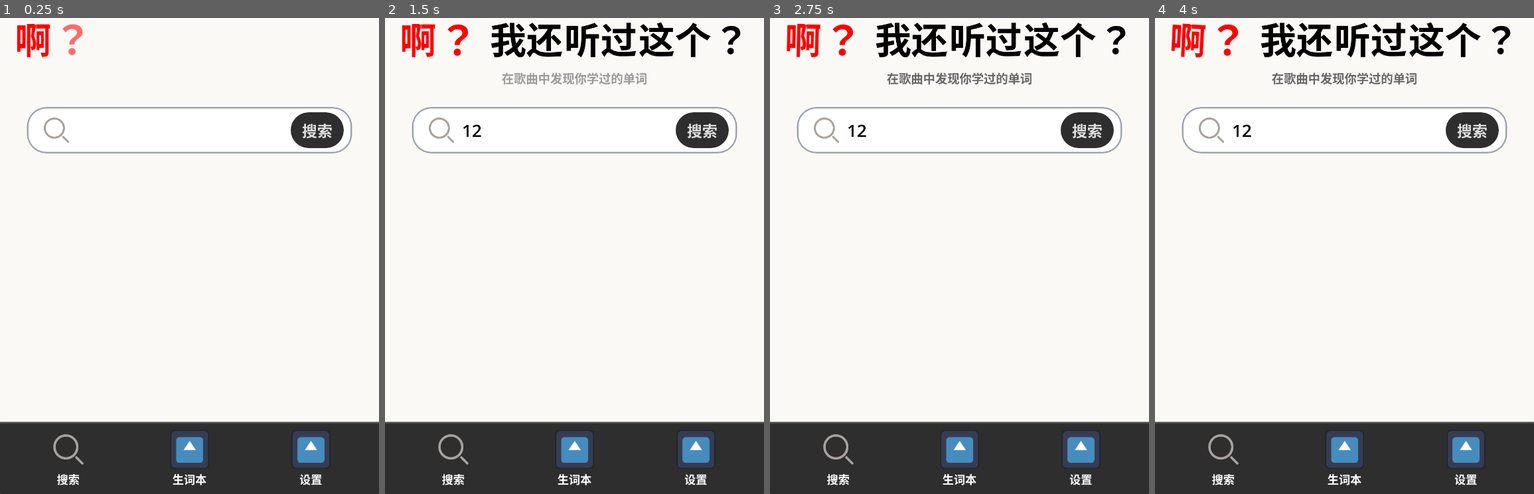
Above: before the commit, frames 1-4 (left to right).
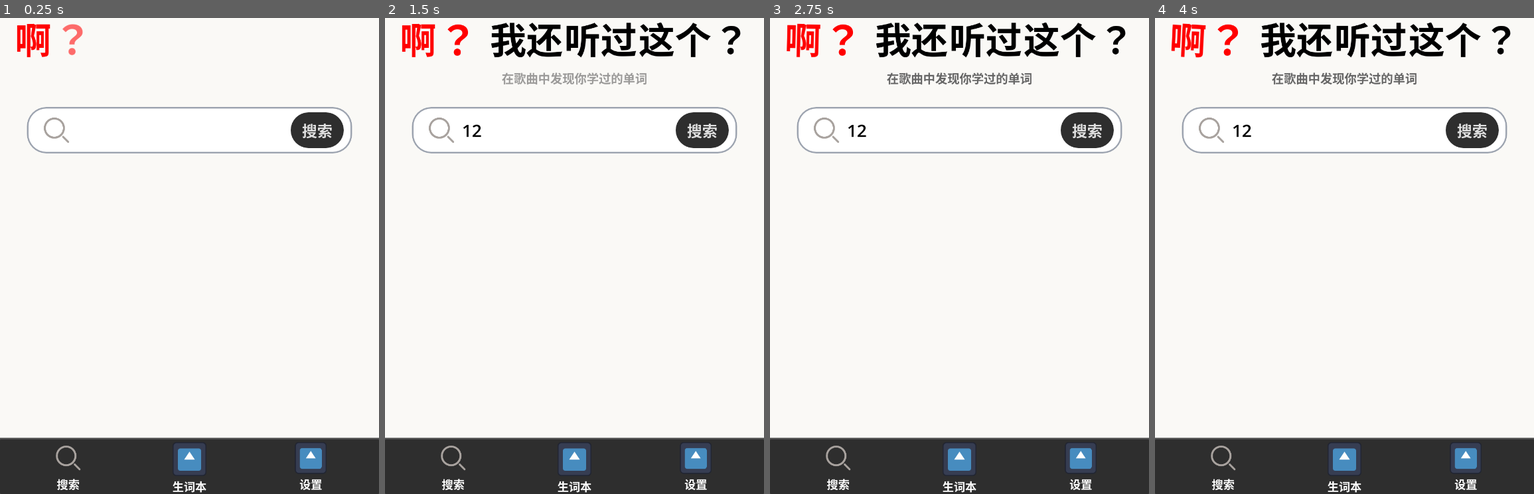
Above: after the commit, the same moments.

Repository: xingguix/wait-ive-heard-this
Game: Godot game, scene res://main_tab.tscn
Two runs of this game, one before a commit and one after it. Both use one fixed random seed, a clock stepped at 60 frames per second and the inputs below. The engine's default icon, where the game draws it, is replaced by a stand-in: a white triangle on a blue panel in a dark square.
Inputs (mouse positions are in pixels of both pictures, inside the frame that each line leads up to; where the layout moved, square brackets give the same spot in the first picture):
- Up to frame 1 (0.25 s): no input
- Up to frame 2 (1.5 s): click (574, 132) at 0.52 s; type "12" at 0.6 s; click (453, 460) at 1.27 s
- Up to frame 3 (2.75 s): click (838, 465) at 2.02 s
- Up to frame 4 (4 s): click (1344, 465) [1344, 460] at 2.75 s; click (1465, 465) [1465, 460] at 3.5 s

The runs differ from the first frame. In frame 1, 5.3% of the frame differs, in the area x 0-100%, y 84-100%; in frame 2, 5.3%; in frame 3, 5.3%; in frame 4, 5.3%.

Commit message:
手机化

Diff:
--- a/main_search.tscn
+++ b/main_search.tscn
@@ -109,8 +109,8 @@
 anchors_preset = 5
 anchor_left = 0.5
 anchor_right = 0.5
-offset_left = -800.0
-offset_right = 800.0
+offset_left = -476.0
+offset_right = 476.0
 offset_bottom = 195.0
 grow_horizontal = 2
 alignment = 1
@@ -244,8 +244,8 @@
 anchors_preset = -1
 anchor_left = 0.074
 anchor_right = 0.92600006
-offset_left = 118.6
-offset_right = -118.6001
+offset_left = -3.0000916
+offset_right = 2.999939
 offset_bottom = 680.0
 grow_horizontal = 2
 
--- a/main_tab.tscn
+++ b/main_tab.tscn
@@ -1,8 +1,10 @@
 [gd_scene format=3 uid="uid://bvksuytiim5o8"]
 
 [ext_resource type="PackedScene" uid="uid://bl8decfsbhyw" path="res://main_search.tscn" id="1_8yunk"]
+[ext_resource type="Script" uid="uid://boae1m6br1ijr" path="res://scripts/main_tab.gd" id="1_31pa5"]
 [ext_resource type="PackedScene" uid="uid://bw3c77ib4ug2e" path="res://tab.tscn" id="1_htfve"]
 [ext_resource type="Texture2D" uid="uid://cyph6mjinq3a8" path="res://resources/search.svg" id="2_l8dkr"]
+[ext_resource type="Script" uid="uid://wvulggcxyhqs" path="res://scripts/tab_manager.gd" id="2_w8com"]
 
 [node name="MainTab" type="Control" unique_id=1679429937]
 layout_mode = 3
@@ -11,6 +13,7 @@
 anchor_bottom = 1.0
 grow_horizontal = 2
 grow_vertical = 2
+script = ExtResource("1_31pa5")
 
 [node name="VBoxContainer" type="VBoxContainer" parent="." unique_id=1902593727]
 layout_mode = 1
@@ -23,7 +26,7 @@
 [node name="MainSceneControl" type="Control" parent="VBoxContainer" unique_id=2016242797]
 layout_mode = 2
 size_flags_vertical = 3
-size_flags_stretch_ratio = 6.52
+size_flags_stretch_ratio = 8.02
 
 [node name="Control" parent="VBoxContainer/MainSceneControl" unique_id=661203023 instance=ExtResource("1_8yunk")]
 layout_mode = 1
@@ -31,8 +34,9 @@
 [node name="TabPanel" type="Panel" parent="VBoxContainer" unique_id=813748071]
 layout_mode = 2
 size_flags_vertical = 3
+size_flags_stretch_ratio = 0.92
 
-[node name="HBoxContainer" type="HBoxContainer" parent="VBoxContainer/TabPanel" unique_id=1485680925]
+[node name="TabManager" type="HBoxContainer" parent="VBoxContainer/TabPanel" unique_id=1485680925]
 layout_mode = 1
 anchors_preset = -1
 anchor_left = 0.020000009
@@ -44,20 +48,26 @@
 grow_vertical = 2
 theme_override_constants/separation = 0
 alignment = 1
+script = ExtResource("2_w8com")
 metadata/_edit_use_anchors_ = true
 
-[node name="Tab" parent="VBoxContainer/TabPanel/HBoxContainer" unique_id=1131979985 instance=ExtResource("1_htfve")]
+[node name="Tab1" parent="VBoxContainer/TabPanel/TabManager" unique_id=1131979985 instance=ExtResource("1_htfve")]
 layout_mode = 2
 size_flags_horizontal = 3
+tab_id = 0
 tab_name = "搜索"
 tab_texture = ExtResource("2_l8dkr")
 
-[node name="Tab2" parent="VBoxContainer/TabPanel/HBoxContainer" unique_id=394985030 instance=ExtResource("1_htfve")]
+[node name="Tab2" parent="VBoxContainer/TabPanel/TabManager" unique_id=394985030 instance=ExtResource("1_htfve")]
 layout_mode = 2
 size_flags_horizontal = 3
+tab_id = 1
 tab_name = "生词本"
 
-[node name="Tab3" parent="VBoxContainer/TabPanel/HBoxContainer" unique_id=1511758211 instance=ExtResource("1_htfve")]
+[node name="Tab3" parent="VBoxContainer/TabPanel/TabManager" unique_id=1511758211 instance=ExtResource("1_htfve")]
 layout_mode = 2
 size_flags_horizontal = 3
+tab_id = 2
 tab_name = "设置"
+
+[connection signal="child_entered_tree" from="VBoxContainer/TabPanel/TabManager" to="VBoxContainer/TabPanel/TabManager" method="_on_child_entered_tree"]
--- /dev/null
+++ b/scripts/main_tab.gd
@@ -0,0 +1,16 @@
+extends Control
+
+@onready var scene_control: Control = $VBoxContainer/MainSceneControl
+
+
+func change_to_id(id: int) -> void:
+	var children: Array[Node] = scene_control.get_children()
+	if id >= children.size():
+		return
+	for i in range(children.size()):
+		if children[i] is not Control:
+			return
+		if i == id:
+			children[i].show()
+		else:
+			children[i].hide()
--- a/scripts/tab.gd
+++ b/scripts/tab.gd
@@ -1,9 +1,15 @@
 @tool
 class_name Tab extends Button
 
+signal tab_pressed(id: int)
+
+@export var tab_id: int = 0
 @export var tab_name: String = "测试"
 @export var tab_texture: Texture = preload("res://icon.svg")
 
 func _process(_delta: float) -> void:
 	$Tab/TextureRect.texture = tab_texture
 	$Tab/Label.text = tab_name
+
+func _on_pressed() -> void:
+	emit_signal("tab_pressed", tab_id)
--- /dev/null
+++ b/scripts/tab_manager.gd
@@ -0,0 +1,12 @@
+extends HBoxContainer
+
+@onready var grand_parent = $"../../.."
+const search_scene: PackedScene = preload("res://main_search.tscn")
+
+func _on_tab_pressed(tab_id: int) -> void:
+	grand_parent.change_to_id(tab_id)
+
+
+func _on_child_entered_tree(node: Node) -> void:
+	if node is Tab:
+		node.tab_pressed.connect(_on_tab_pressed)
--- a/tab.tscn
+++ b/tab.tscn
@@ -10,13 +10,14 @@
 anchor_top = 0.5
 anchor_right = 0.5
 anchor_bottom = 0.5
-offset_left = -51.5
-offset_top = -74.5
-offset_right = 51.5
-offset_bottom = 74.5
+offset_left = -42.0
+offset_top = -60.757263
+offset_right = 42.0
+offset_bottom = 60.757324
 grow_horizontal = 2
 grow_vertical = 2
 script = ExtResource("1_70i6g")
+tab_id = null
 
 [node name="Tab" type="VBoxContainer" parent="." unique_id=1131979985]
 layout_mode = 1
@@ -25,10 +26,10 @@
 anchor_top = 0.5
 anchor_right = 0.5
 anchor_bottom = 0.5
-offset_left = -51.5
-offset_top = -74.5
-offset_right = 51.5
-offset_bottom = 74.5
+offset_left = -42.0
+offset_top = -65.0
+offset_right = 42.0
+offset_bottom = 74.60193
 grow_horizontal = 2
 grow_vertical = 2
 
@@ -36,9 +37,12 @@
 layout_mode = 2
 texture = ExtResource("1_kab8h")
 expand_mode = 4
+stretch_mode = 5
 
 [node name="Label" type="Label" parent="Tab" unique_id=342991574]
 layout_mode = 2
 theme_override_font_sizes/font_size = 30
 text = "测试"
 horizontal_alignment = 1
+
+[connection signal="pressed" from="." to="." method="_on_pressed"]
Not shown, added: scripts/main_tab.gd.uid
Not shown, added: scripts/tab_manager.gd.uid
